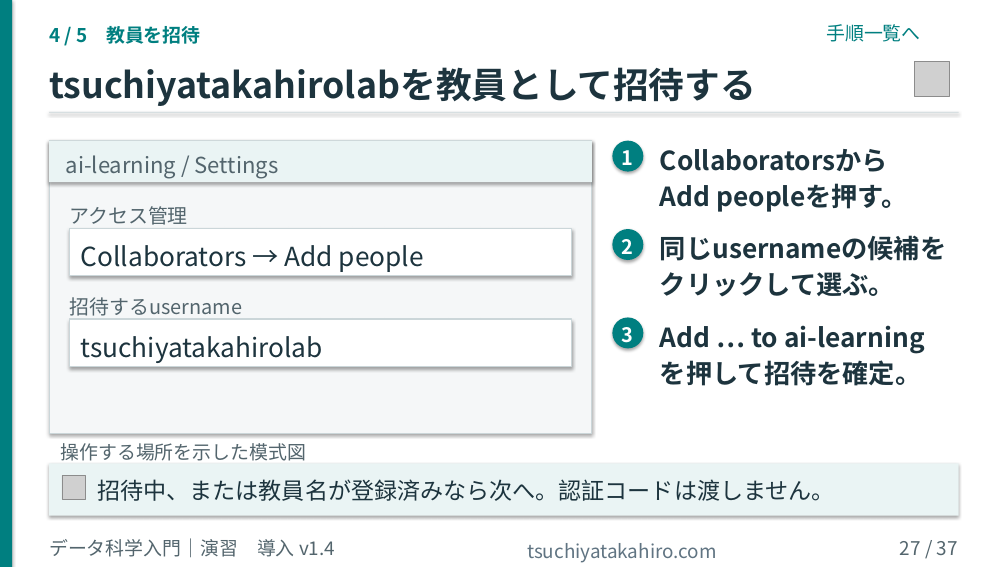
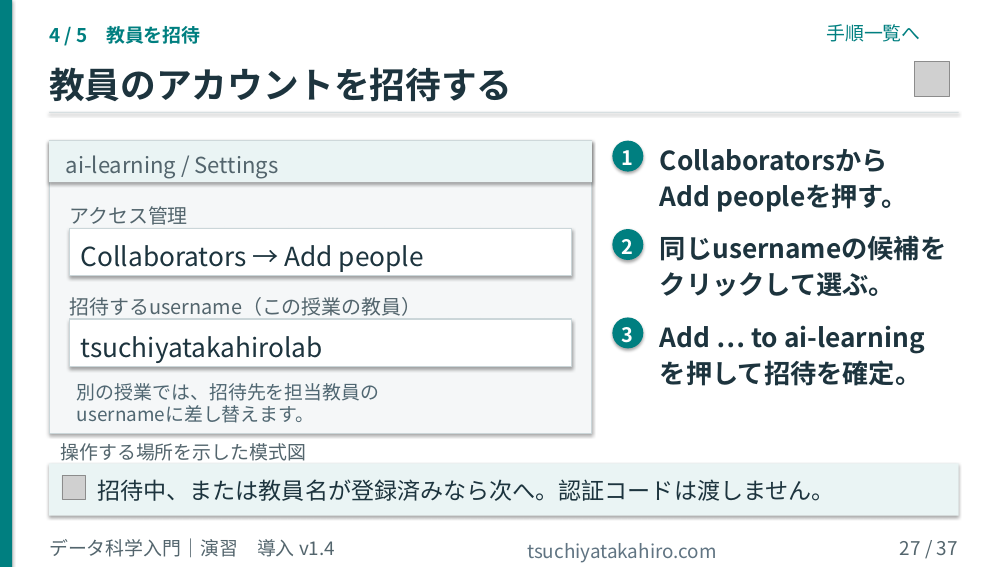
Before and after one commit to tsuchiyatakahirolab/ai-data-literacy, a slide deck: slide 27 of slides/00_Course_Setup_v1.4.pptx. Drawn at 1008x567 pixels with LibreOffice and Linux fonts; fonts in the diff are those of the drawing; grey boxes stand for pictures; background and template pictures are left out. Boxes give left, top, right and bottom in pixels: in the first picture for what was removed or moved away, otherwise in the second. Text is boxed around its words. In the diff, an @@ line names an element or a change of style, - is before the commit and + after.

```diff
--- a/slides/00_Course_Setup_v1.4.pptx
+++ b/slides/00_Course_Setup_v1.4.pptx
@@ text at <box>49,67,512,102</box>: text changed @@
-tsuchiyatakahirolabを教員として招待する
+教員のアカウントを招待する
@@ text at <box>70,297,422,320</box>: text changed @@
-招待するusername
+招待するusername（この授業の教員）
@@ text added at <box>77,383,379,423</box>, 18 pt, text #506772 @@
+別の授業では、招待先を担当教員の
+usernameに差し替えます。
```
Also in this commit, not shown: 11 other files.
